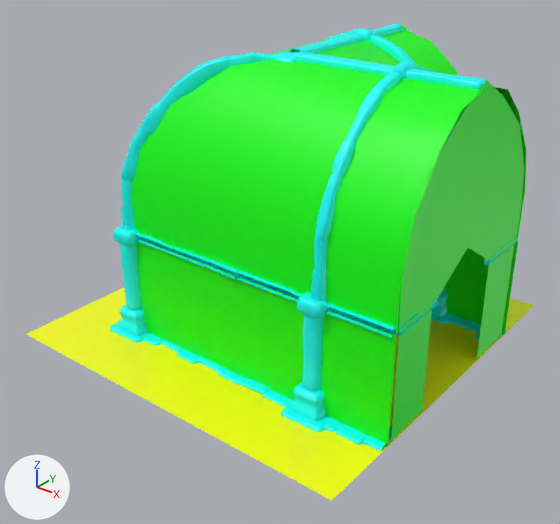
The FBX model RogueLike/Assets/Environment/Rooms/Hallways/Hallway_Corner_4.fbx: old version first, new version second.
Rendered twice from a camera (50 mm lens) standing at (13.76, -17.64, 12.95) and looking at (0.35, -0.87, 2.55). Lighting does not change. The marker at lower left points along +X, +Y and +Z. Where no turn or scale is listed for an object, it has been applied to the vertices.

In view in the first picture: 'Room_Corner_4:Corner3Frame', 'Room_Corner_4:Corner3Walls', 'Room_Corner_4:FloorCorner3'.
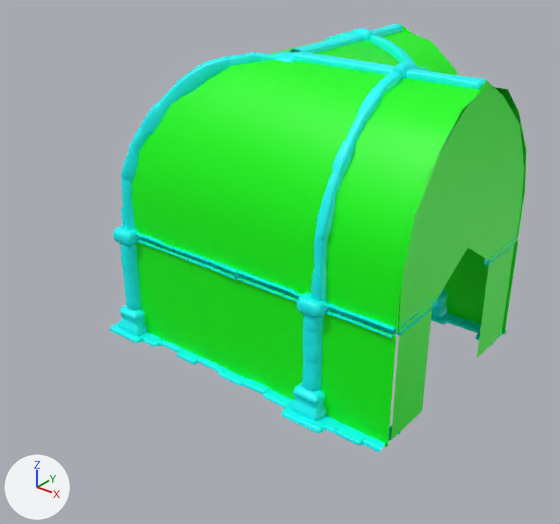
Diff of the bpy script that builds the scene:
```diff
--- a/RogueLike/Assets/Environment/Rooms/Hallways/Hallway_Corner_4.fbx.py
+++ b/RogueLike/Assets/Environment/Rooms/Hallways/Hallway_Corner_4.fbx.py
@@ ob_room_corner_4_floorcorner3 @@
-ob_room_corner_4_floorcorner3 = bpy.data.objects.new('Room_Corner_4:FloorCorner3', me_mesh)
-ob_room_corner_4_floorcorner3.location = (0.0, 0.0, 0.0)
```

Location of each change, [x1, y1, x2, y2] in pixels of the pictures (560 x 524 px):
'Room_Corner_4:FloorCorner3', deleted (yellow): before [26, 288, 534, 500]
